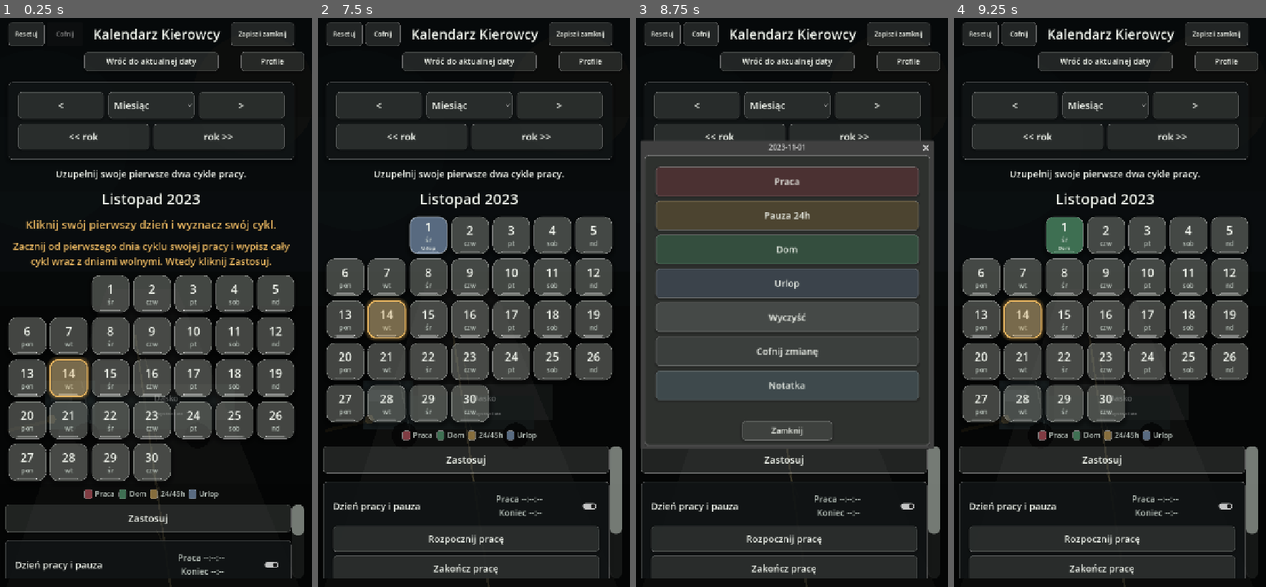
Above: before the commit, frames 1-4 (left to right).
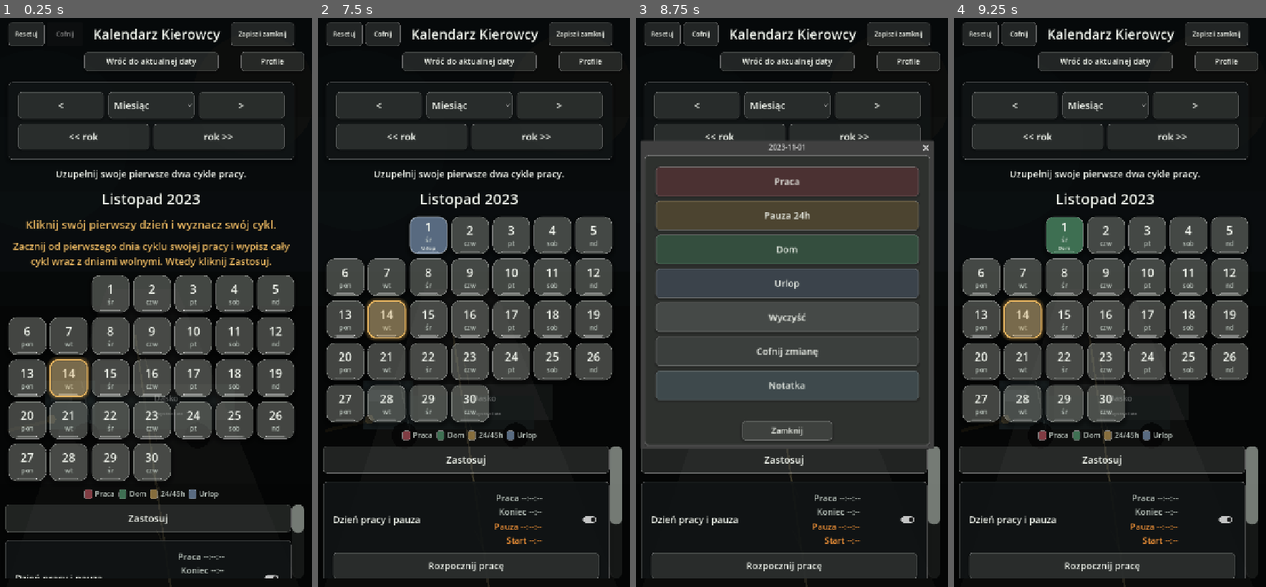
Above: after the commit, the same moments.

Repository: ElKlient/IDOL-Genesis
Game: Godot game, scene res://scenes/main.tscn
The game is run twice, just before and just after one commit, with the same random seed, the same clock (stepped at 60 frames per second) and the same inputs.
Inputs (mouse positions are in pixels of both pictures, inside the frame that each line leads up to):
- Up to frame 1 (0.25 s): no input
- Up to frame 2 (7.5 s): click "Zapisz i zamknij" at 0.5 s; click "Cofnij" at 1.25 s; click "<" at 2 s; click "Miesiąc" at 2.75 s; click ">" at 3.5 s; click "<< rok" at 4.25 s; click "rok >>" at 5 s; click (427, 291) at 5.77 s; click (470, 291) at 6.52 s; click (511, 291) at 7.27 s
- Up to frame 3 (8.75 s): click (745, 234) at 8.02 s
- Up to frame 4 (9.25 s): click (1106, 234) at 8.77 s

The runs differ from the first frame. In frame 1, 0.5% of the frame differs, in the area x 5-98%, y 89-99%; in frame 2, 5.2%, in the area x 5-98%, y 83-99%; in frame 3, 5.2%; in frame 4, 5.2%.

Commit message:
Add rest timer after work limit

Diff:
--- a/scripts/main.gd
+++ b/scripts/main.gd
@@ -61,6 +61,7 @@
 const PROFILE_PANEL_HEIGHT := 350
 const DEFAULT_PROFILE_COUNT := 3
 const TEST_WORK_LIMIT_SECONDS := 15 * 3600
+const TEST_REST_AFTER_WORK_SECONDS := 9 * 3600
 const LEGACY_CYCLE_MENU_CLEANUP_MAX_CHECKS := 90
 const LEGACY_CYCLE_MENU_MARKERS := [
 	"Jakim systemem",
@@ -131,6 +132,7 @@
 var error_label: Label
 var work_status_label: Label
 var work_timer_label: Label
+var rest_after_work_label: Label
 var pause_option: OptionButton
 var pause_result_label: Label
 var day_action_dialog: AcceptDialog
@@ -1018,13 +1020,26 @@
 	title.size_flags_horizontal = Control.SIZE_EXPAND_FILL
 	header.add_child(title)
 
+	var timer_stack := VBoxContainer.new()
+	timer_stack.add_theme_constant_override("separation", 2)
+	timer_stack.size_flags_horizontal = Control.SIZE_SHRINK_END
+	header.add_child(timer_stack)
+
 	work_timer_label = _make_label("Praca --:--:--\nKoniec --:--", 19, COLOR_TEXT_MUTED)
 	work_timer_label.horizontal_alignment = HORIZONTAL_ALIGNMENT_RIGHT
 	work_timer_label.vertical_alignment = VERTICAL_ALIGNMENT_CENTER
 	work_timer_label.custom_minimum_size = Vector2(250, 62)
 	work_timer_label.size_flags_horizontal = Control.SIZE_SHRINK_END
 	work_timer_label.visible = true
-	header.add_child(work_timer_label)
+	timer_stack.add_child(work_timer_label)
+
+	rest_after_work_label = _make_label("Pauza --:--:--\nStart --:--", 19, Color(0.96, 0.58, 0.22))
+	rest_after_work_label.horizontal_alignment = HORIZONTAL_ALIGNMENT_RIGHT
+	rest_after_work_label.vertical_alignment = VERTICAL_ALIGNMENT_CENTER
+	rest_after_work_label.custom_minimum_size = Vector2(250, 62)
+	rest_after_work_label.size_flags_horizontal = Control.SIZE_SHRINK_END
+	rest_after_work_label.visible = true
+	timer_stack.add_child(rest_after_work_label)
 
 	day_tools_toggle = CheckButton.new()
 	day_tools_toggle.text = ""
@@ -1914,14 +1929,29 @@
 
 
 func _update_work_timer() -> void:
-	if work_timer_label == null:
+	if work_timer_label == null or rest_after_work_label == null:
 		return
 
 	if work_start_unix <= 0:
 		work_timer_label.text = "Praca --:--:--\nKoniec --:--"
 		work_timer_label.visible = true
 		work_timer_label.add_theme_color_override("font_color", COLOR_TEXT_MUTED)
-		return
+		rest_after_work_label.text = "Pauza --:--:--\nStart --:--"
+		rest_after_work_label.visible = true
+		rest_after_work_label.add_theme_color_override("font_color", Color(0.96, 0.58, 0.22))
+		return
+
+	var now_unix := int(Time.get_unix_time_from_system())
+	var limit_end_unix := work_start_unix + TEST_WORK_LIMIT_SECONDS
+	var rest_end_unix := limit_end_unix + TEST_REST_AFTER_WORK_SECONDS
+	var rest_count_from_unix: int = maxi(now_unix, limit_end_unix)
+	var rest_remaining_seconds: int = maxi(0, rest_end_unix - rest_count_from_unix)
+	rest_after_work_label.visible = true
+	rest_after_work_label.add_theme_color_override("font_color", Color(0.96, 0.58, 0.22))
+	rest_after_work_label.text = "Pauza %s\nStart %s" % [
+		_format_countdown(rest_remaining_seconds),
+		_format_unix_clock(rest_end_unix),
+	]
 
 	if work_end_unix > 0:
 		work_timer_label.text = "Praca zakończona\n%s" % _format_unix_clock(work_end_unix)
@@ -1929,8 +1959,6 @@
 		work_timer_label.add_theme_color_override("font_color", COLOR_TEXT_MUTED)
 		return
 
-	var now_unix := int(Time.get_unix_time_from_system())
-	var limit_end_unix := work_start_unix + TEST_WORK_LIMIT_SECONDS
 	var remaining_seconds: int = maxi(0, limit_end_unix - now_unix)
 	var remaining_text := _format_countdown(remaining_seconds)
 	var end_clock := _format_unix_clock(limit_end_unix)
